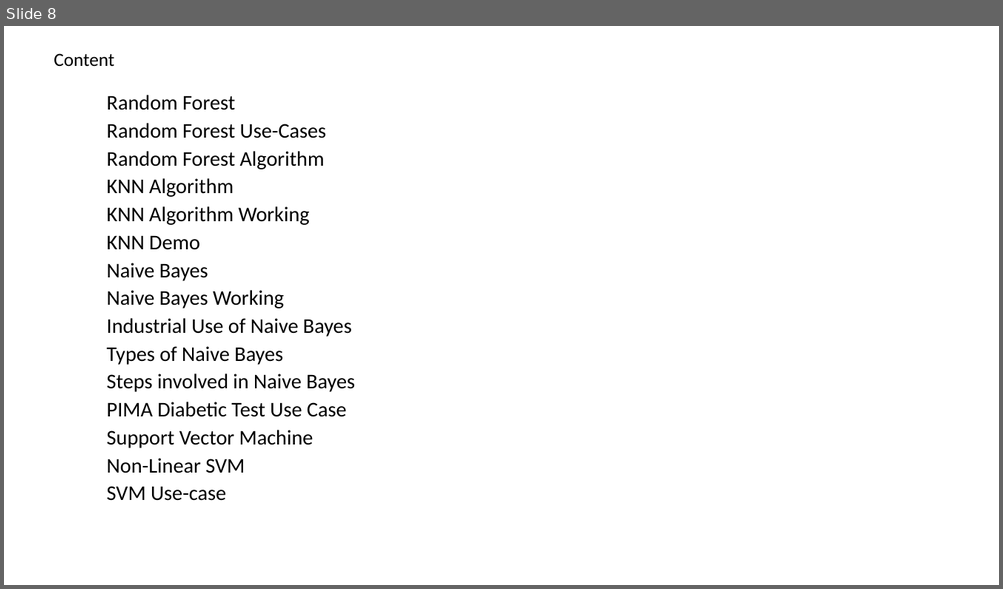
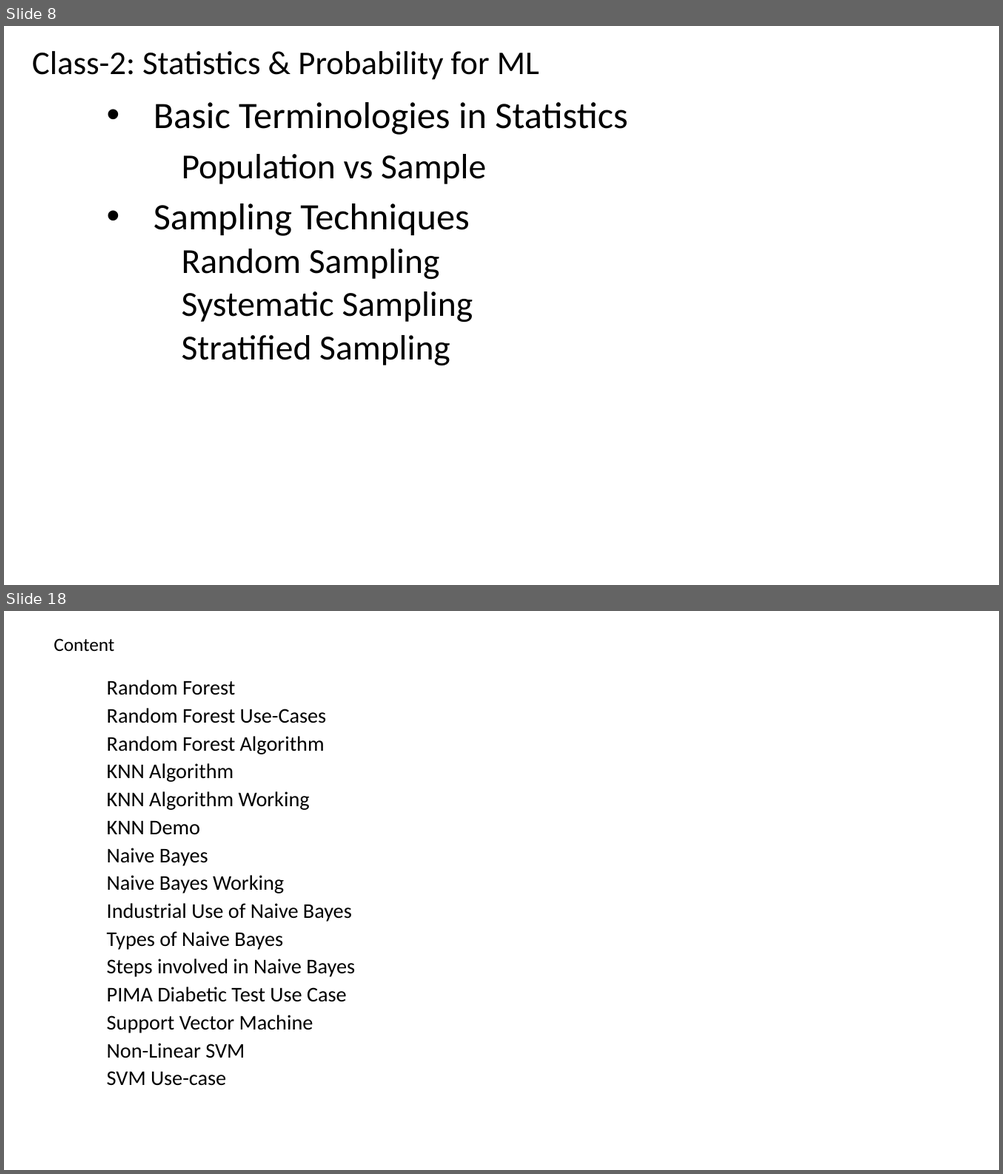
Before and after one commit to renshan2/accesspy, a slide deck: AI-ML-DL/Machine Learning.pptx. Shown one above the other, each under a label of ours: slide 8 before the commit, slides 8 and 18 after it; the slides between them are not shown. The pictures are 1003x589 and 1003x1174 pixels, drawn with LibreOffice and Linux fonts; fonts in the diff are those of the drawing. Boxes give left, top, right and bottom in pixels: in the first picture for what was removed or moved away, otherwise in the second. Text is boxed around its words. In the diff, an @@ line names an element or a change of style, - is before the commit and + after.

```diff
--- a/AI-ML-DL/Machine Learning.pptx
+++ b/AI-ML-DL/Machine Learning.pptx
@@ slide 8 added at bbox=[4, 26, 999, 585], background #FFFFFF @@
@@ text added at bbox=[32, 51, 539, 80], 32 pt, text #000000 @@
+Class-2: Statistics & Probability for ML
@@ subtitle added at bbox=[153, 102, 627, 366], 34 pt, text #000000 @@
+• Basic Terminologies in Statistics
+Population vs Sample
+• Sampling Techniques
+    Random Sampling
+    Systematic Sampling
+    Stratified Sampling
@@ what was slide 8 is now slide 18 @@
```
Also in this commit, not shown: 4 slides changed, 10 other slides added, 1 slide removed, 4 other files.
